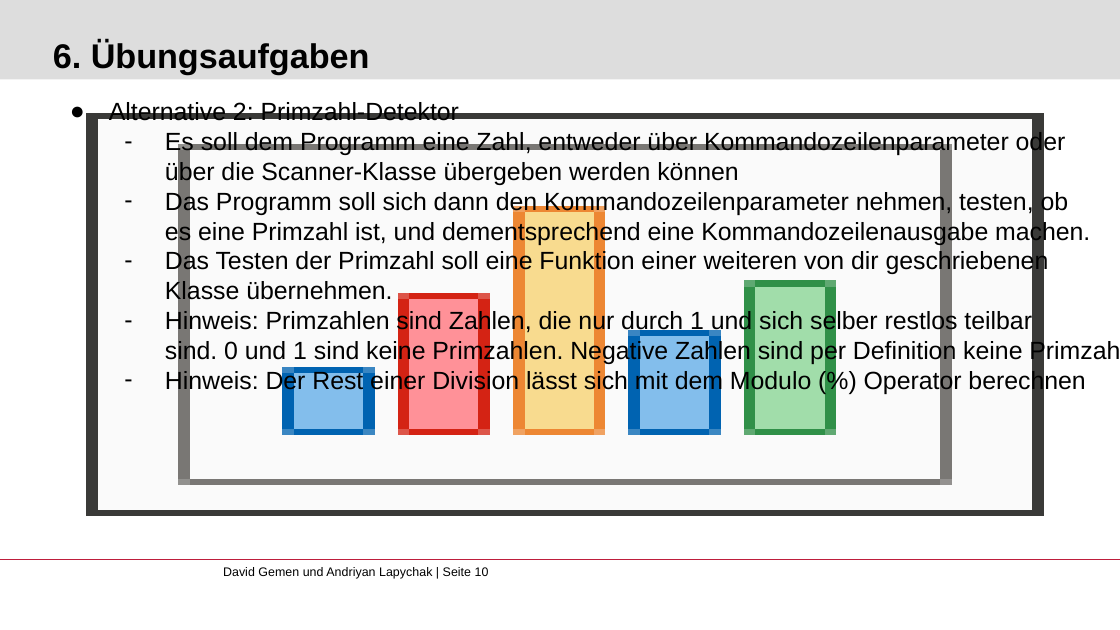
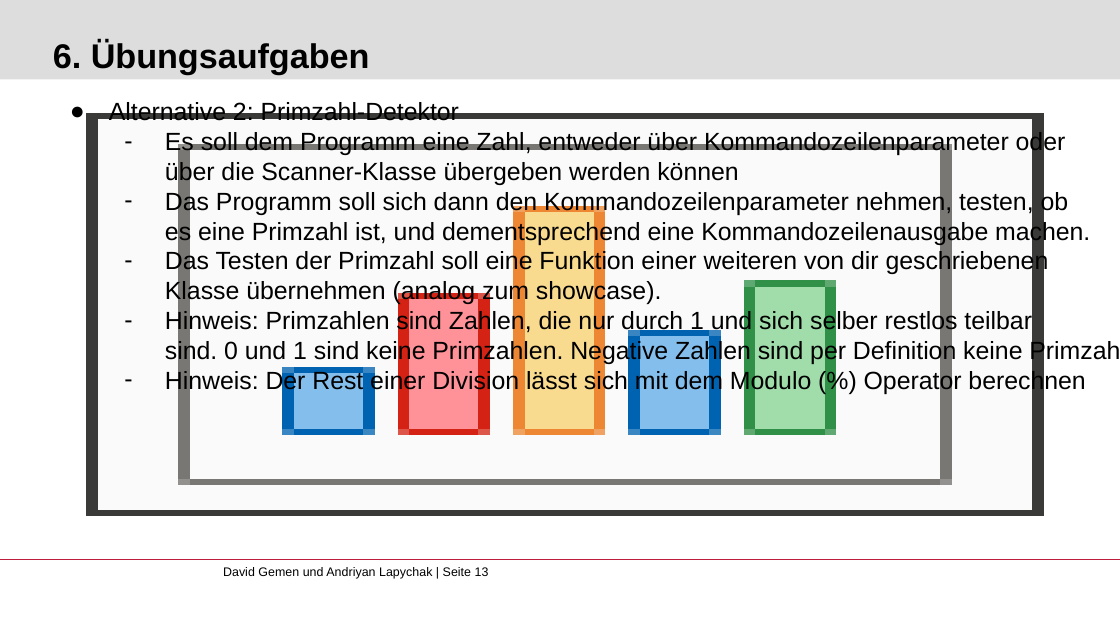
Before and after one commit to gemdav/Programmieren-1-Tutorium, a slide deck: slide 13 of slides/03_classes_packages_functions.pptx (slide 10 before the commit). Drawn at 1120x630 pixels with LibreOffice and Linux fonts; fonts in the diff are those of the drawing; background and template pictures are left out. Boxes give left, top, right and bottom in pixels: in the first picture for what was removed or moved away, otherwise in the second. Text is boxed around its words. In the diff, an @@ line names an element or a change of style, - is before the commit and + after.

```diff
--- a/slides/03_classes_packages_functions.pptx
+++ b/slides/03_classes_packages_functions.pptx
@@ text at box(165, 249, 1049, 305): text changed @@
-  – Das Testen der Primzahl soll eine Funktion einer weiteren von dir geschriebenen Klasse übernehmen.
+  – Das Testen der Primzahl soll eine Funktion einer weiteren von dir geschriebenen Klasse übernehmen (analog zum showcase).
@@ text at box(223, 567, 489, 579): text changed @@
-David Gemen und Andriyan Lapychak | Seite 10
+David Gemen und Andriyan Lapychak | Seite 13
```
Also in this commit, not shown: 5 other slides changed, 4 slides added, 1 slide removed, 8 other files.
